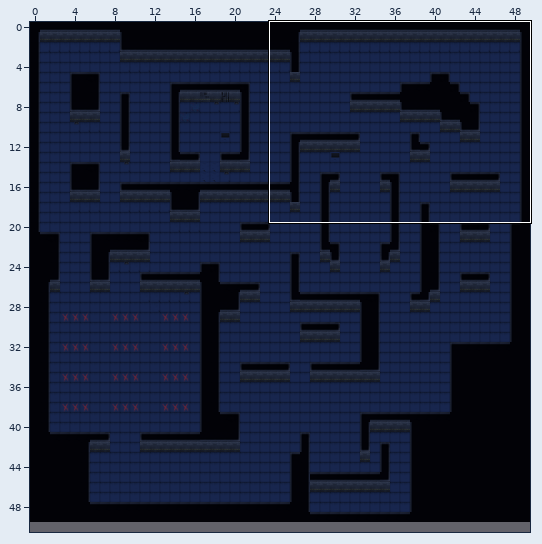
An edit to a level. Tiled map, assets/data/level2.tmx. The first picture is a wide view before the edit; the outline marks the close-up.
Close-up. Before:
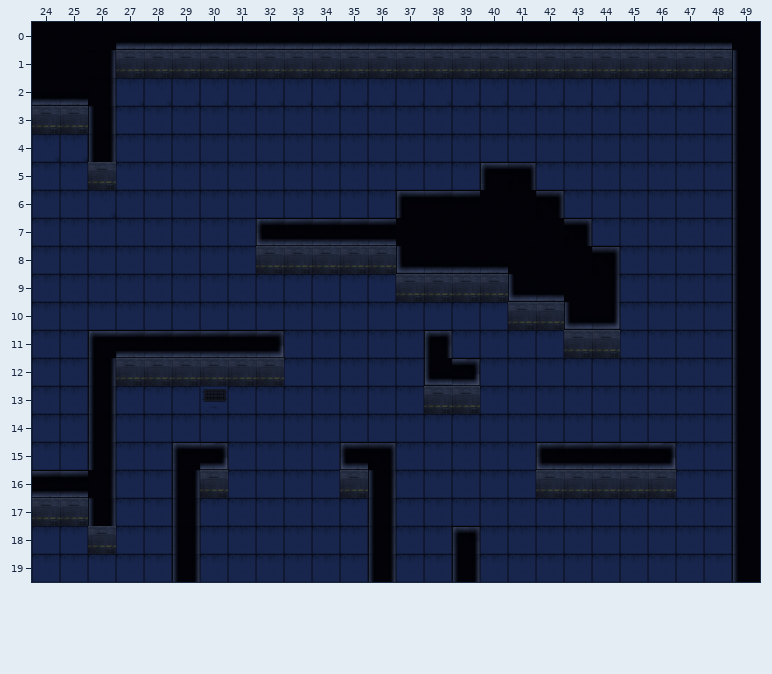
Cells are 128x128 px. Shown: x 24..49, y 0..19. The commit also changed other parts of the map, which this record leaves out. The old version is drawn lined up with the new one.
And afterwards:
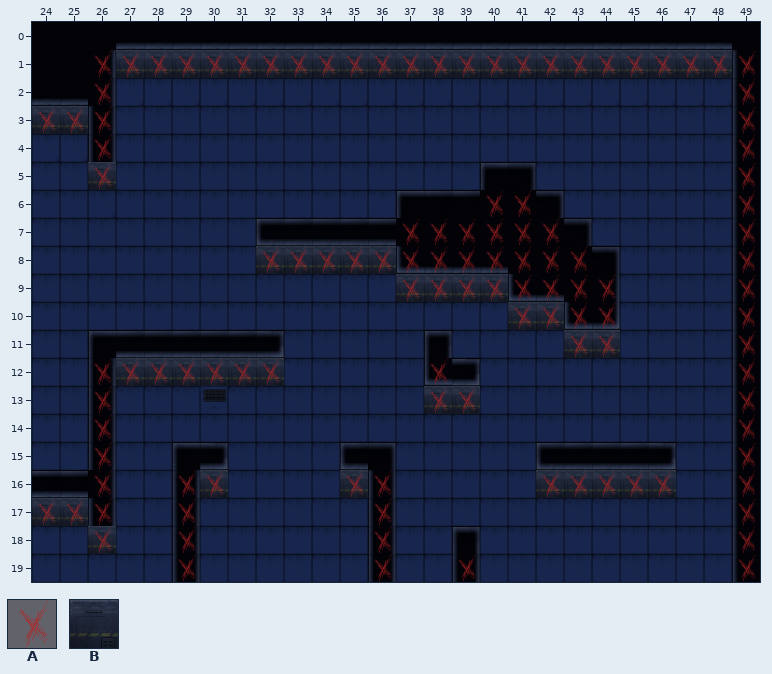
Key: from "testTiles": A 0, B 11.
_ is an empty cell, # one hidden under a higher layer.
Tiles of an added or newly shown layer are drawn over the layers below it.
The exact change:
map size 50x50 -> 50x51 cells
Layer "Background":
y 1: x 27..48 ###################### -> BBBBBBBBBBBBBBBBBBBBBB
y 3: x 24..25 ## -> BB
y 5: x 26 # -> B
y 8: x 32..36 ##### -> BBBBB
y 9: x 37..40 #### -> BBBB
y 10: x 41..42 ## -> BB
y 11: x 43..44 ## -> BB
y 12: x 27..32 ###### -> BBBBBB
y 13: x 38..39 ## -> BB
y 16: x 30 # -> B; x 35 # -> B; x 42..46 ##### -> BBBBB
y 17: x 24..25 ## -> BB
y 18: x 26 # -> B
Layer "Foreground":
y 1: x 27..48 BBBBBBBBBBBBBBBBBBBBBB -> ______________________
y 3: x 24..25 BB -> __
y 5: x 26 B -> _
y 8: x 32..36 BBBBB -> _____
y 9: x 37..40 BBBB -> ____
y 10: x 41..42 BB -> __
y 11: x 43..44 BB -> __
y 12: x 27..32 BBBBBB -> ______
y 13: x 38..39 BB -> __
y 16: x 30 B -> _; x 35 B -> _; x 42..46 BBBBB -> _____
y 17: x 24..25 BB -> __
y 18: x 26 B -> _
Layer "Collision" (added):
y 1: x 26..49 ________________________ -> AAAAAAAAAAAAAAAAAAAAAAAA
y 2: x 26 _ -> A; x 49 _ -> A
y 3: x 24..26 ___ -> AAA; x 49 _ -> A
y 4..5: x 26 _ -> A; x 49 _ -> A
y 6: x 40..41 __ -> AA; x 49 _ -> A
y 7: x 37..42 ______ -> AAAAAA; x 49 _ -> A
y 8: x 32..43 ____________ -> AAAAAAAAAAAA; x 49 _ -> A
y 9: x 37..44 ________ -> AAAAAAAA; x 49 _ -> A
y 10: x 41..44 ____ -> AAAA; x 49 _ -> A
y 11: x 43..44 __ -> AA; x 49 _ -> A
y 12: x 26..32 _______ -> AAAAAAA; x 38 _ -> A; x 49 _ -> A
y 13: x 26 _ -> A; x 38..39 __ -> AA; x 49 _ -> A
y 14..15: x 26 _ -> A; x 49 _ -> A
y 16: x 26 _ -> A; x 29..30 __ -> AA; x 35..36 __ -> AA; x 42..46 _____ -> AAAAA; x 49 _ -> A
y 17: x 24..26 ___ -> AAA; x 29 _ -> A; x 36 _ -> A; x 49 _ -> A
y 18: x 26 _ -> A; x 29 _ -> A; x 36 _ -> A; x 49 _ -> A
y 19: x 29 _ -> A; x 36 _ -> A; x 39 _ -> A; x 49 _ -> A
